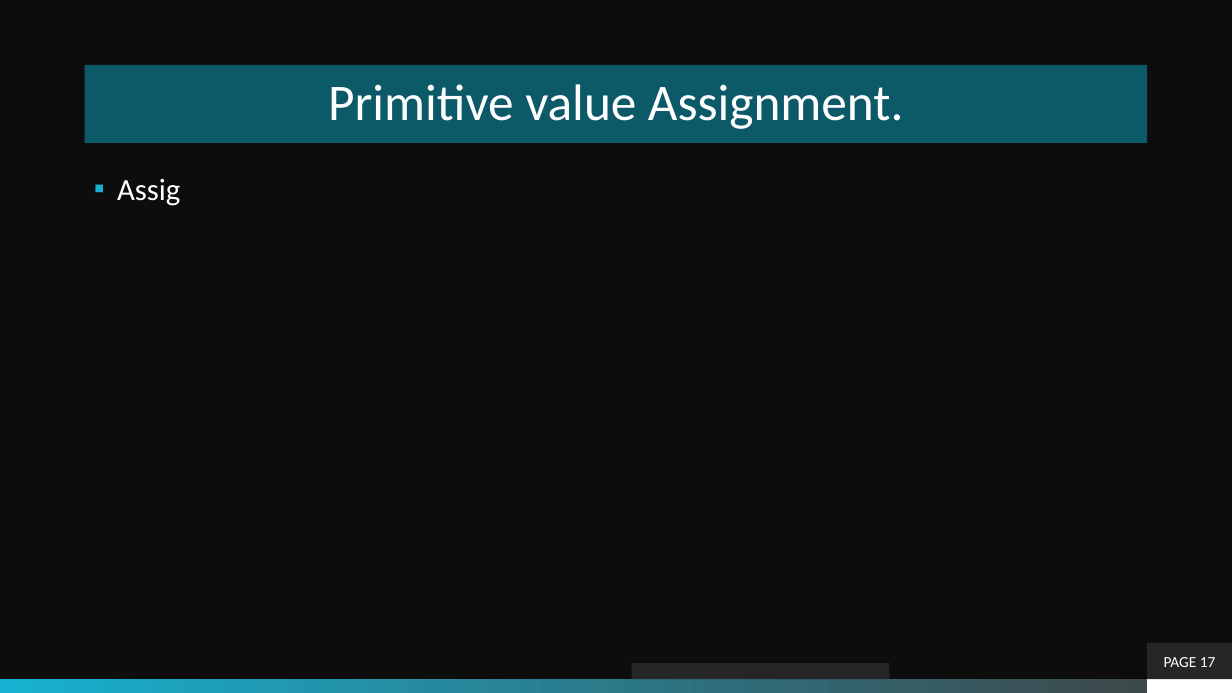
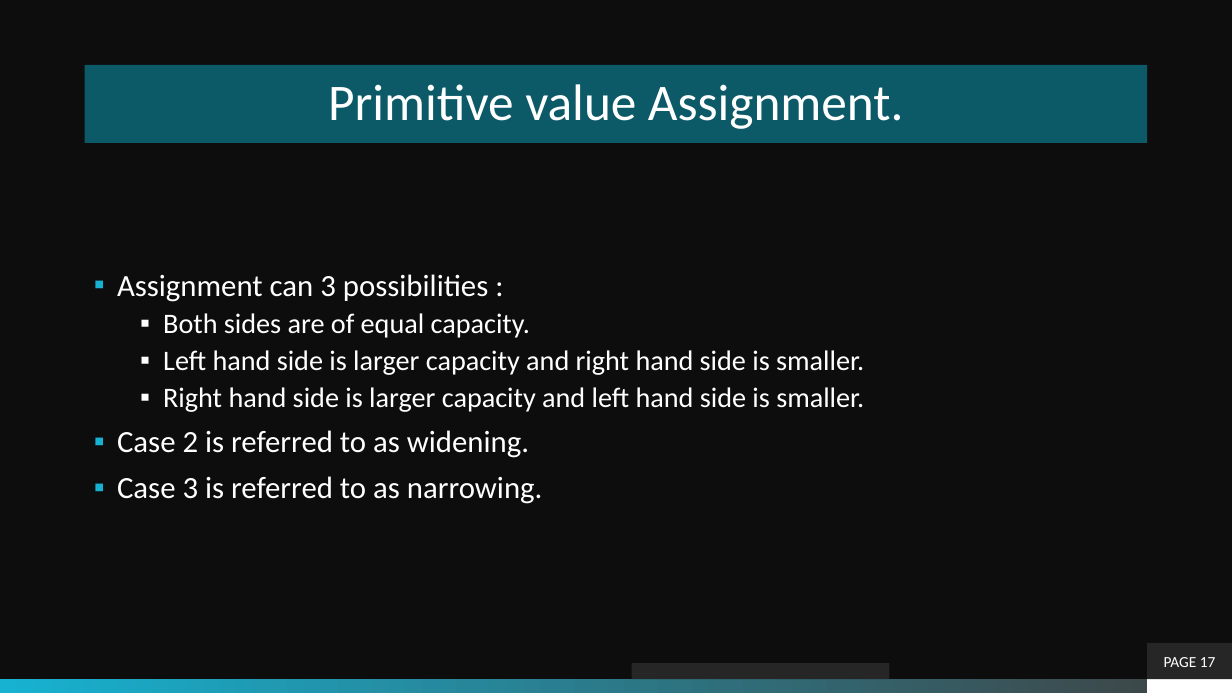
Before and after one commit to theLeonidas/Courses, a slide deck: slide 17 of courseMaterial/Objective-3-Primitives Data Types & String/1-Data Types [Autosaved].pptx. Drawn at 1232x693 pixels with LibreOffice and Linux fonts; fonts in the diff are those of the drawing; background and template pictures are left out. Boxes give left, top, right and bottom in pixels: in the first picture for what was removed or moved away, otherwise in the second. Text is boxed around its words. In the diff, an @@ line names an element or a change of style, - is before the commit and + after.

```diff
--- a/courseMaterial/Objective-3-Primitives Data Types & String/1-Data Types [Autosaved].pptx
+++ b/courseMaterial/Objective-3-Primitives Data Types & String/1-Data Types [Autosaved].pptx
@@ text at (x1=117, y1=274, x2=864, y2=504): text changed; size 24 to 22 pt @@
-▪ Assig
+▪ Assignment can 3 possibilities :
+  ▪ Both sides are of equal capacity.
+  ▪ Left hand side is larger capacity and right hand side is smaller.
+  ▪ Right hand side is larger capacity and left hand side is smaller.
+▪ Case 2 is referred to as widening.
+▪ Case 3 is referred to as narrowing.
```
Also in this commit, not shown: 9 other files.
